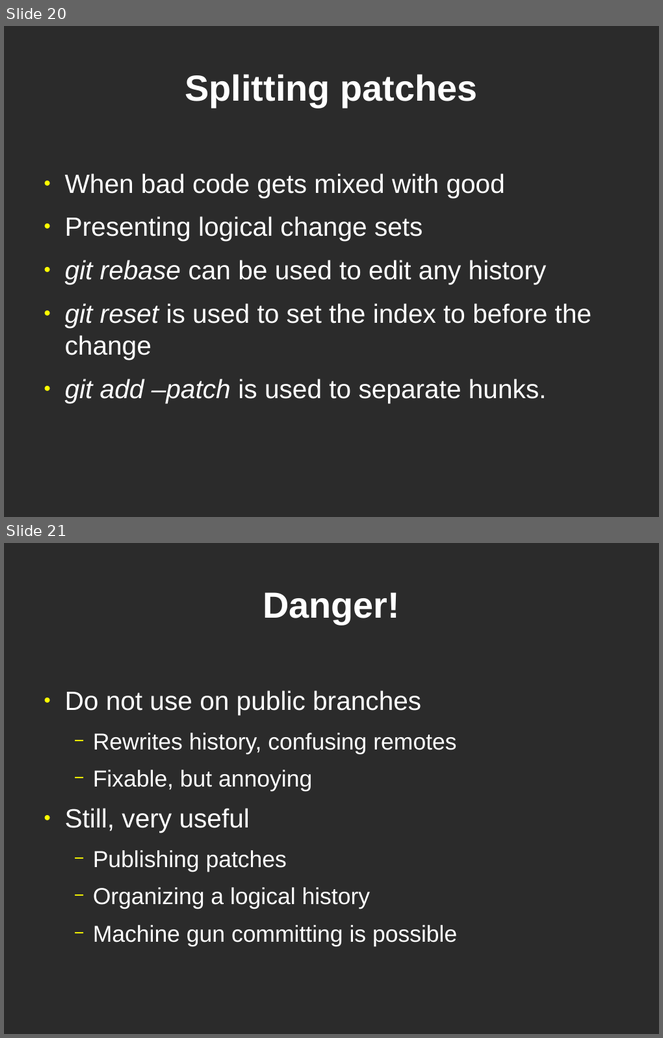
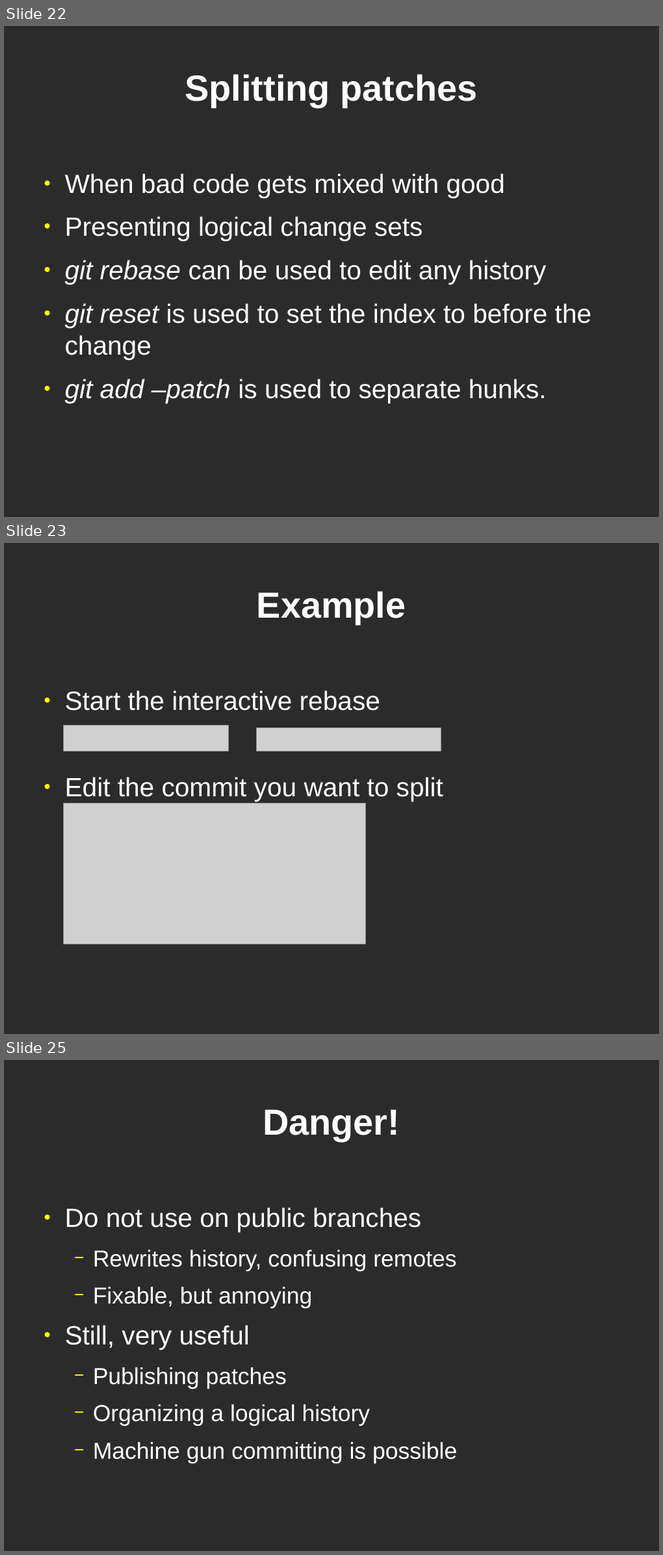
Before and after one commit to bjc/dvcs-git-slides, a slide deck: git.odp. Shown one above the other, each under a label of ours: slides 20 and 21 before the commit, slides 22, 23 and 25 after it; the slides between them are not shown. The pictures are 663x1038 and 663x1555 pixels, drawn with LibreOffice and Linux fonts; fonts in the diff are those of the drawing; grey boxes stand for pictures; background and template pictures are left out; a plain dark background stands for a picture behind light text. Boxes give left, top, right and bottom in pixels: in the first picture for what was removed or moved away, otherwise in the second. Text is boxed around its words. In the diff, an @@ line names an element or a change of style, - is before the commit and + after.

Commit message:
Add examples to slides.

```diff
--- a/git.odp
+++ b/git.odp
@@ slide 23 added at <box>4,543,659,1034</box>, background picture (left out) @@
@@ title added at <box>257,591,406,624</box>, 44 pt, text #FFFFFF, bold @@
+Example
@@ text added at <box>65,691,443,802</box>, 32 pt, text #FFFFFF @@
+● Start the interactive rebase
+● Edit the commit you want to split
@@ picture added at <box>63,726,229,751</box> @@
@@ picture added at <box>257,728,441,751</box> @@
@@ picture added at <box>63,804,365,944</box> @@
@@ what was slide 20 is now slide 22 @@
@@ what was slide 21 is now slide 25 @@
```
Also in this commit, not shown: 6 slides changed, 4 other slides added, 1 slide removed.
